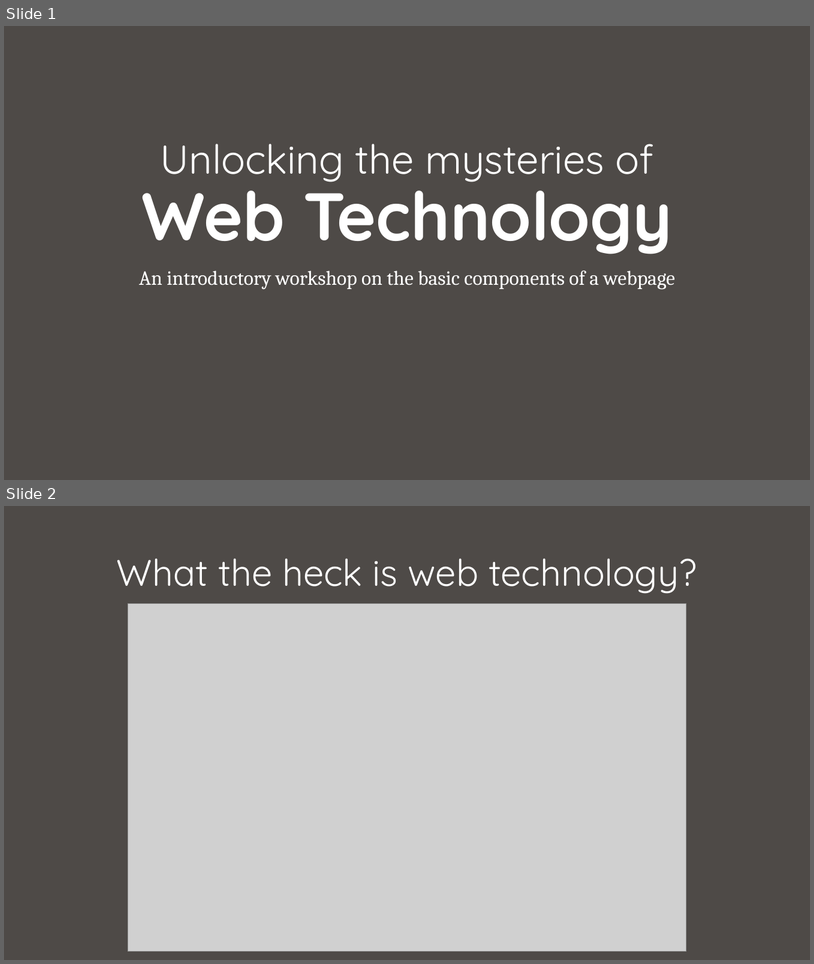
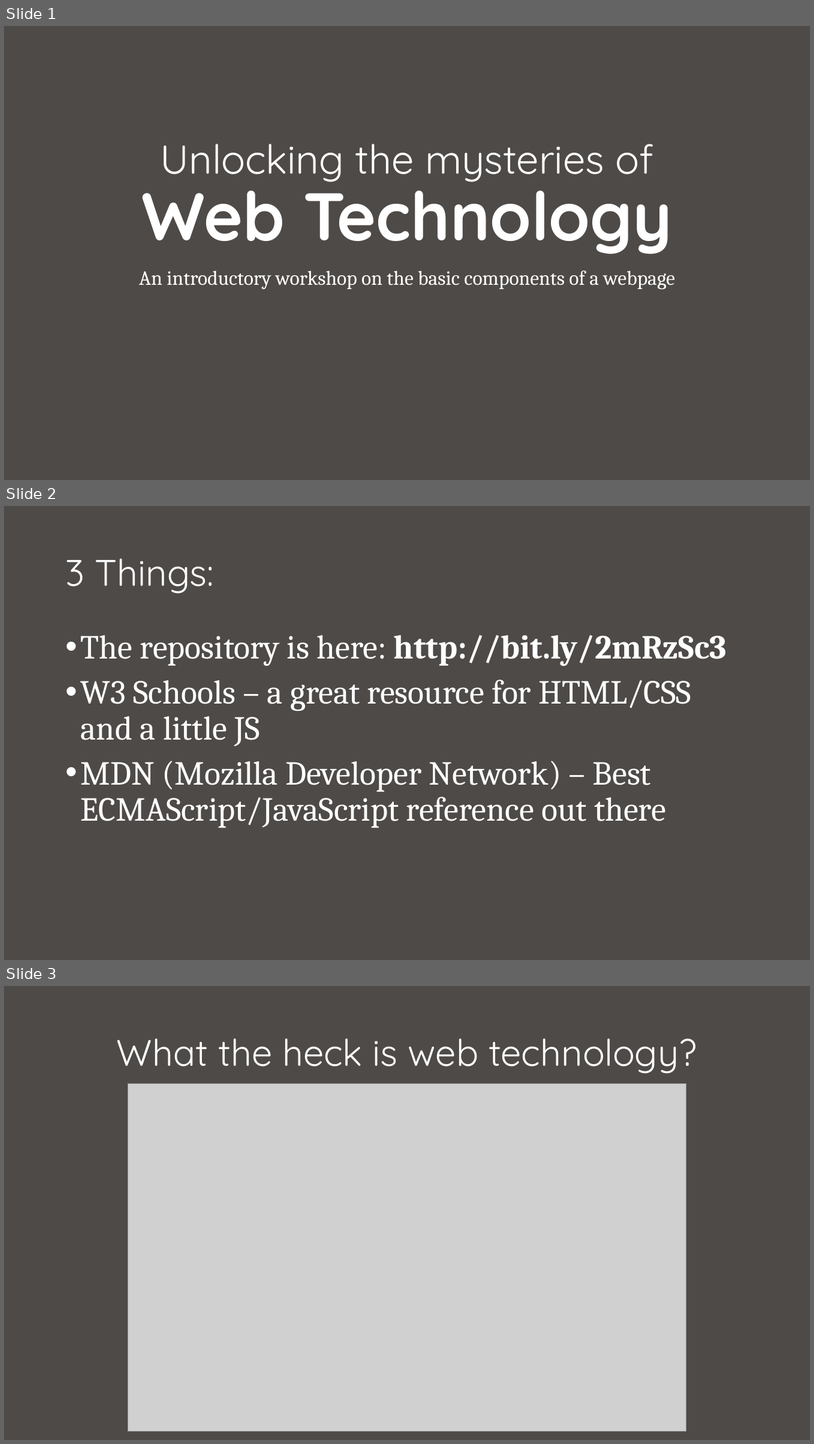
Before and after one commit to nuitrcs/intro_to_web_workshop, a slide deck: intro to web.pptx. Shown one above the other, each under a label of ours: slides 1 and 2 before the commit, slides 1, 2 and 3 after it. The pictures are 814x964 and 814x1444 pixels, drawn with LibreOffice and Linux fonts; fonts in the diff are those of the drawing; grey boxes stand for pictures. Boxes give left, top, right and bottom in pixels: in the first picture for what was removed or moved away, otherwise in the second. Text is boxed around its words. In the diff, an @@ line names an element or a change of style, - is before the commit and + after.

Commit message:
added link to repo in pptx

```diff
--- a/intro to web.pptx
+++ b/intro to web.pptx
@@ slide 2 added at (4,506,810,960), background #4E4A47 @@
@@ title added at (65,558,214,594), 44 pt, text #FFFFFF @@
+3 Things:
@@ text added at (81,635,727,828), 40 pt, text #FFFFFF @@
+• The repository is here: http://bit.ly/2mRzSc3
+• W3 Schools – a great resource for HTML/CSS and a little JS
+• MDN (Mozilla Developer Network) – Best ECMAScript/JavaScript reference out there
@@ what was slide 2 is now slide 3 @@
```
